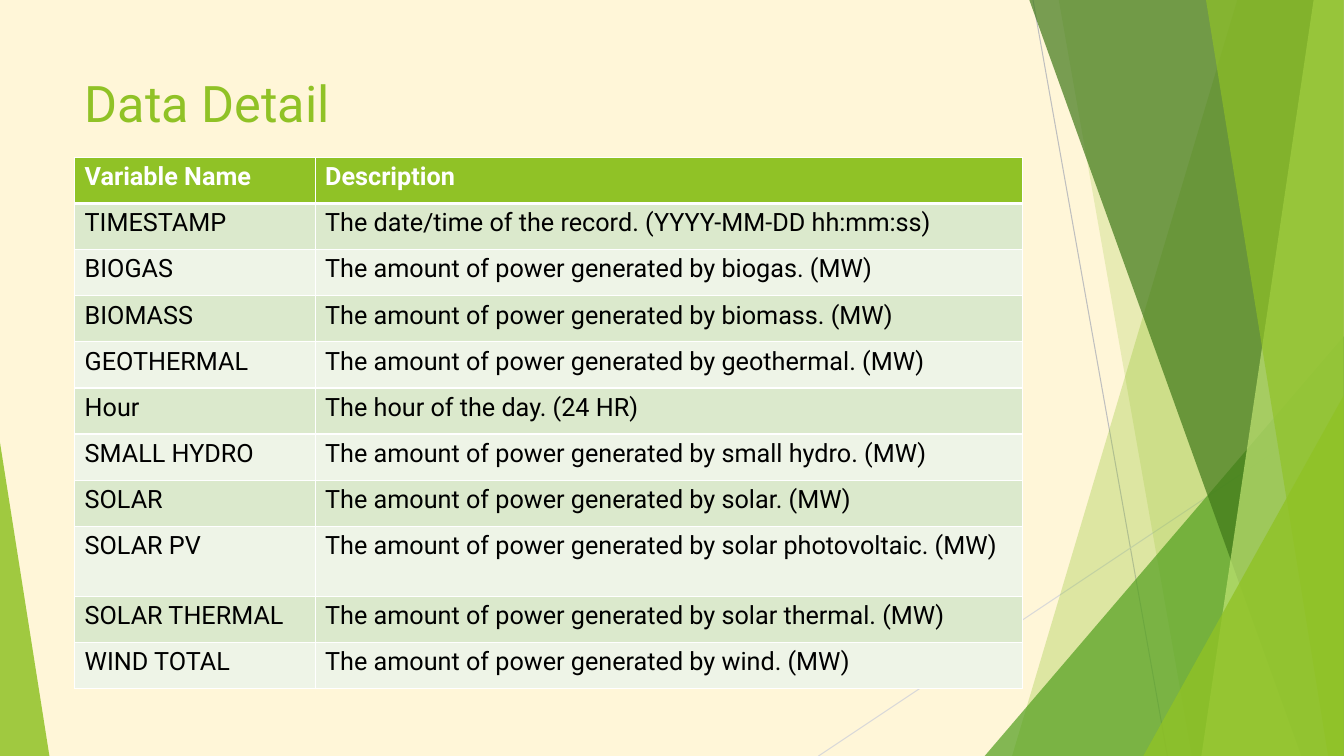
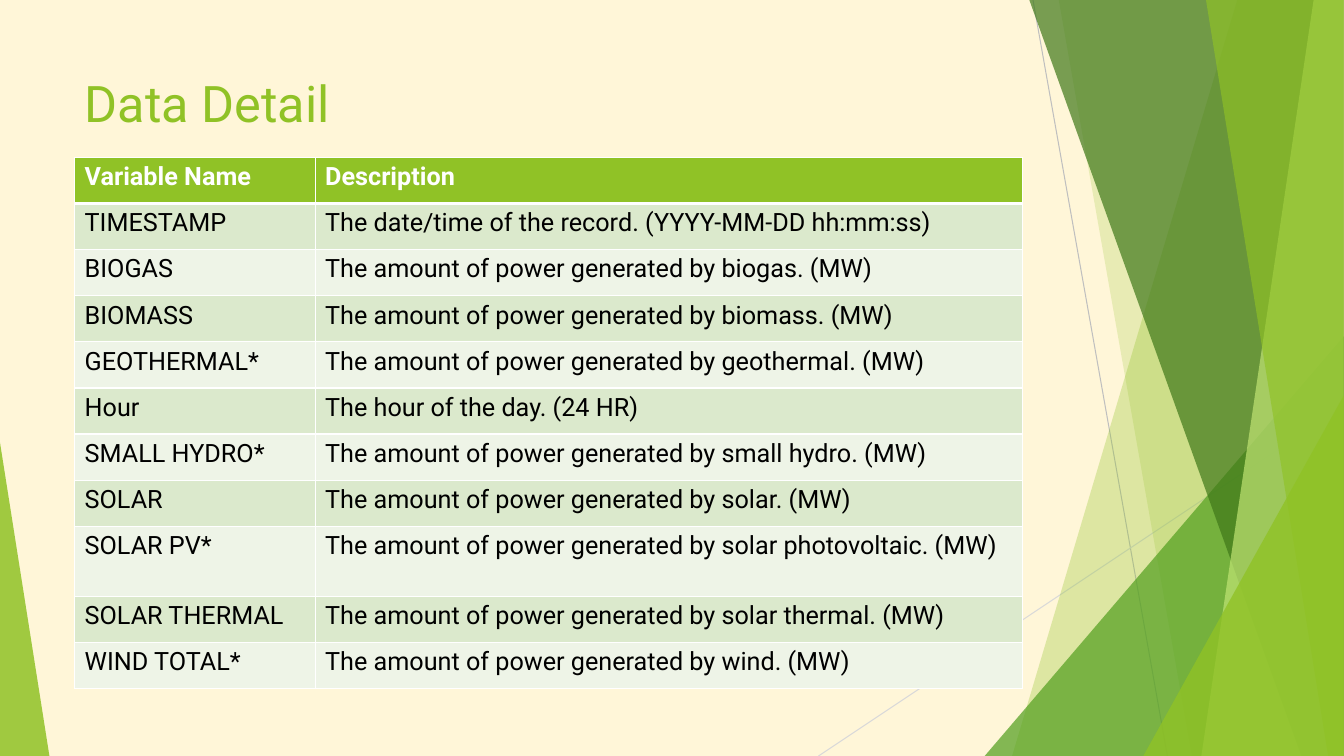
Before and after one commit to AbrahamHuitron/california-renewable-energy, a slide deck: slide 4 of California Renewable Energy.pptx (slide 3 before the commit). Drawn at 1344x756 pixels with LibreOffice and Linux fonts; fonts in the diff are those of the drawing. Boxes give left, top, right and bottom in pixels: in the first picture for what was removed or moved away, otherwise in the second. Text is boxed around its words. In the diff, an @@ line names an element or a change of style, - is before the commit and + after.

Commit message:
added more details

```diff
--- a/California Renewable Energy.pptx
+++ b/California Renewable Energy.pptx
@@ table at bbox=[75, 157, 1023, 689] @@
-row 5, column 1: GEOTHERMAL
+row 5, column 1: GEOTHERMAL*
-row 7, column 1: SMALL HYDRO
+row 7, column 1: SMALL HYDRO*
-row 9, column 1: SOLAR PV
+row 9, column 1: SOLAR PV*
-row 11, column 1: WIND TOTAL
+row 11, column 1: WIND TOTAL*
```
Also in this commit, not shown: 3 other slides changed, 13 slides added.
